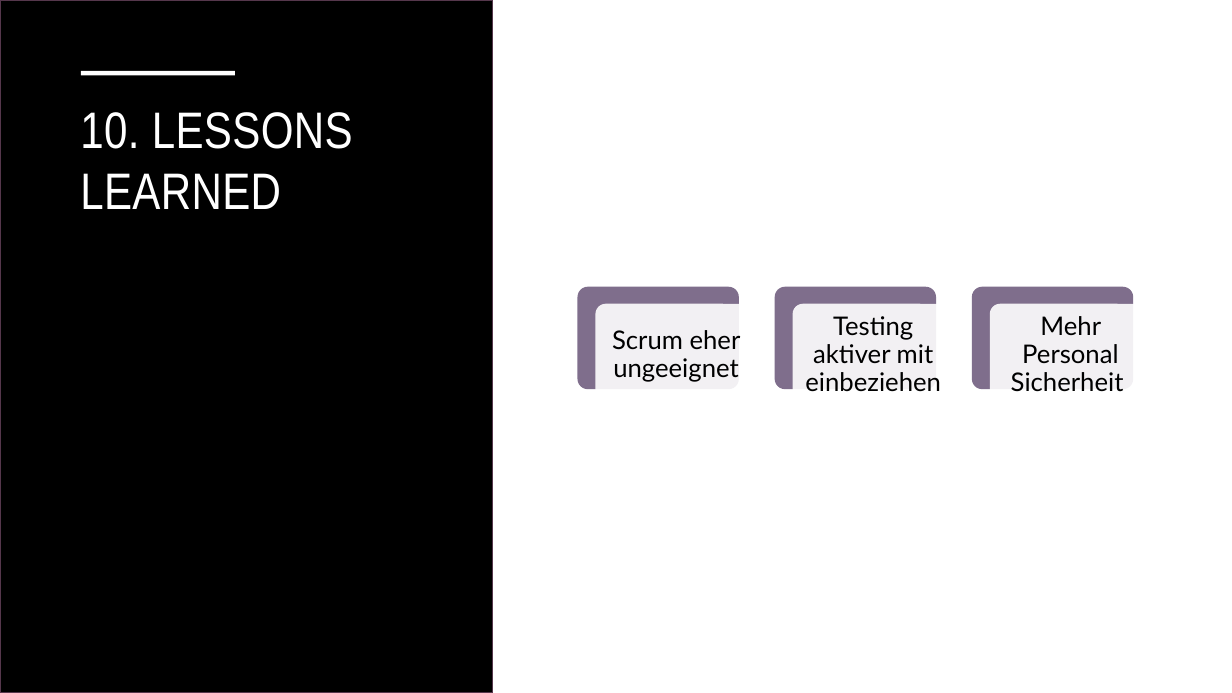
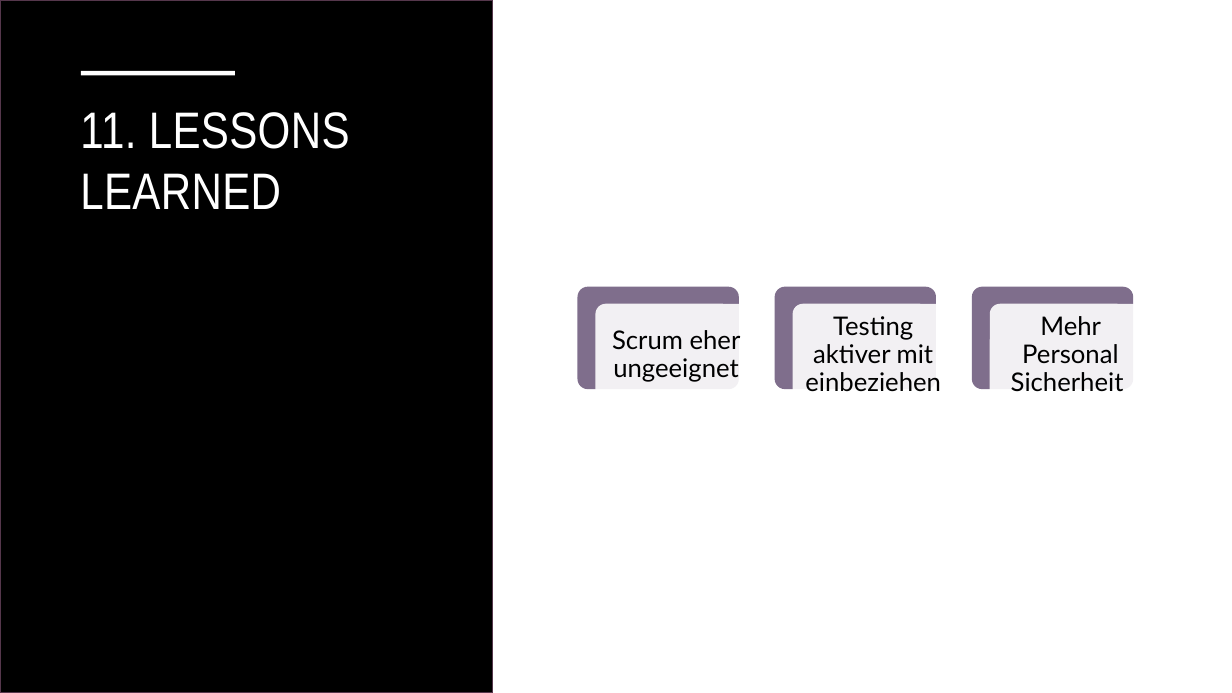
Before and after one commit to malu254/Eifrige-Otter-PM, a slide deck: slide 25 of Abgabe/Dokumentation/Präsentation.pptx. Drawn at 1232x693 pixels with LibreOffice and Linux fonts; fonts in the diff are those of the drawing. Boxes give left, top, right and bottom in pixels: in the first picture for what was removed or moved away, otherwise in the second. Text is boxed around its words. In the diff, an @@ line names an element or a change of style, - is before the commit and + after.

```diff
--- a/Abgabe/Dokumentation/Präsentation.pptx
+++ b/Abgabe/Dokumentation/Präsentation.pptx
@@ title at [80, 112, 350, 209]: text changed @@
-10. LESSONS LEARNED
+11. LESSONS LEARNED
```
Also in this commit, not shown: 14 other slides changed, 1 slide added, 1 slide removed.
